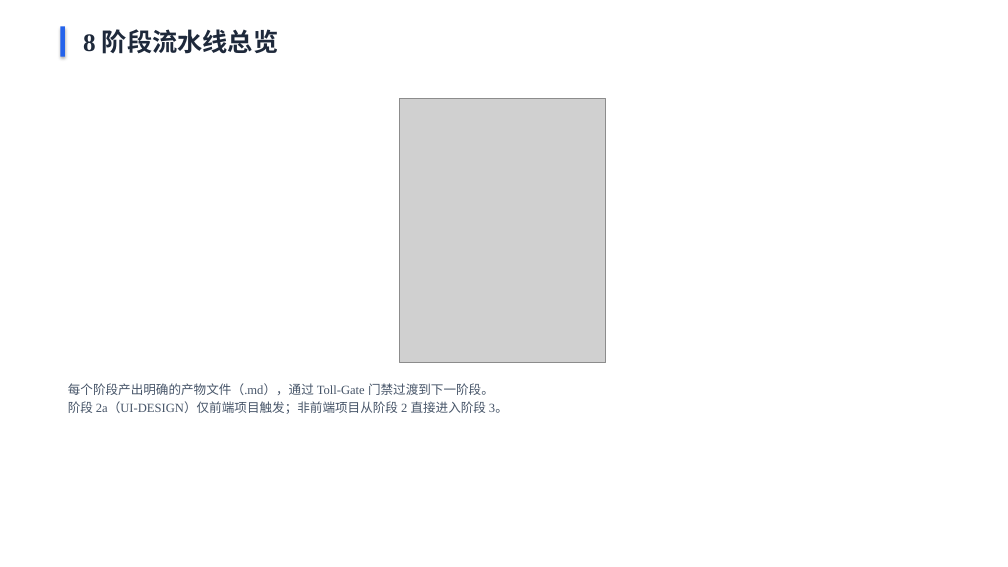
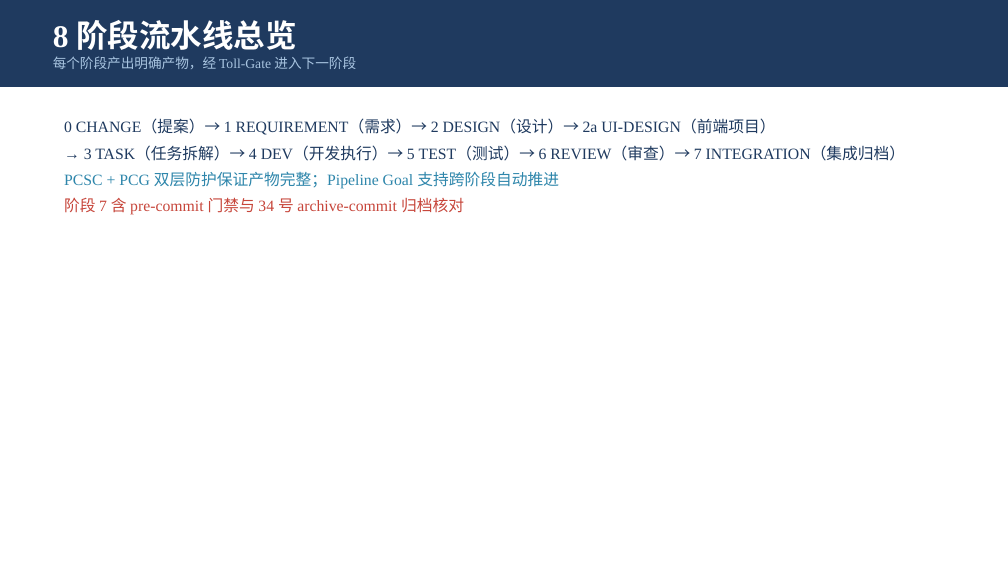
Before and after one commit to Hellrabb/flow-kit, a slide deck: slide 6 of flow-kit-用户指南.pptx. Drawn at 1008x567 pixels with LibreOffice and Linux fonts; fonts in the diff are those of the drawing; grey boxes stand for pictures. Boxes give left, top, right and bottom in pixels: in the first picture for what was removed or moved away, otherwise in the second. Text is boxed around its words. In the diff, an @@ line names an element or a change of style, - is before the commit and + after.

Commit message:
docs(user-guide-sync-2026-09): 阶段4 DEV — 用户指南 deck 重建 20 页（slides.json 生成器 + deck_checks 断言 + 渲染验证）

```diff
--- a/flow-kit-用户指南.pptx
+++ b/flow-kit-用户指南.pptx
@@ rectangle added at bbox=[0, 0, 1008, 87], fill #1F3A5F @@
@@ text "8 阶段流水线总览": place and size @@
-text "8 阶段流水线总览" at bbox=[83, 29, 278, 54]
+text "8 阶段流水线总览" at bbox=[53, 20, 356, 69]
@@ text "8 阶段流水线总览" at bbox=[53, 20, 356, 69]: vertical alignment top to middle @@
@@ text at bbox=[53, 20, 296, 50]: size 24 to 30 pt, text colour #1E293B to #FFFFFF in "8 阶段流水线总览" @@
@@ rectangle removed at bbox=[60, 26, 65, 57] @@
@@ text at bbox=[53, 56, 356, 69]: paragraph added @@
+每个阶段产出明确产物，经 Toll-Gate 进入下一阶段
@@ picture removed at bbox=[400, 98, 606, 363] @@
@@ text added at bbox=[64, 120, 905, 215], 15 pt, text #1F3A5F @@
+0 CHANGE（提案）→ 1 REQUIREMENT（需求）→ 2 DESIGN（设计）→ 2a UI-DESIGN（前端项目）
+→ 3 TASK（任务拆解）→ 4 DEV（开发执行）→ 5 TEST（测试）→ 6 REVIEW（审查）→ 7 INTEGRATION（集成归档）
+PCSC + PCG 双层防护保证产物完整；Pipeline Goal 支持跨阶段自动推进
+阶段 7 含 pre-commit 门禁与 34 号 archive-commit 归档核对
@@ text removed at bbox=[68, 383, 508, 414] @@
-每个阶段产出明确的产物文件（.md），通过 Toll-Gate 门禁过渡到下一阶段。
-阶段 2a（UI-DESIGN）仅前端项目触发；非前端项目从阶段 2 直接进入阶段 3。
```
Also in this commit, not shown: 11 other slides changed, 8 slides added, 7 slides removed, 3 other files.
